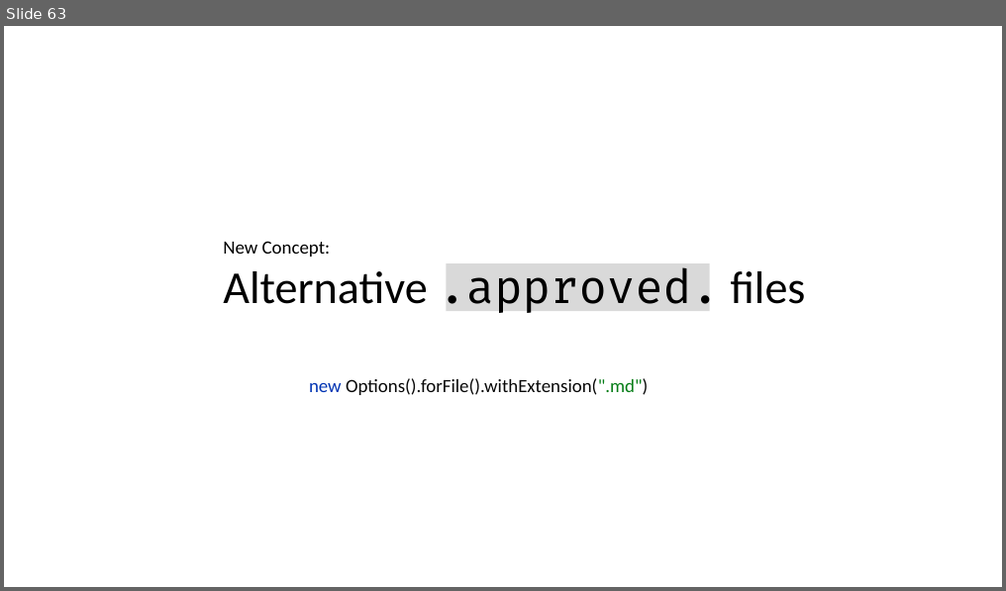
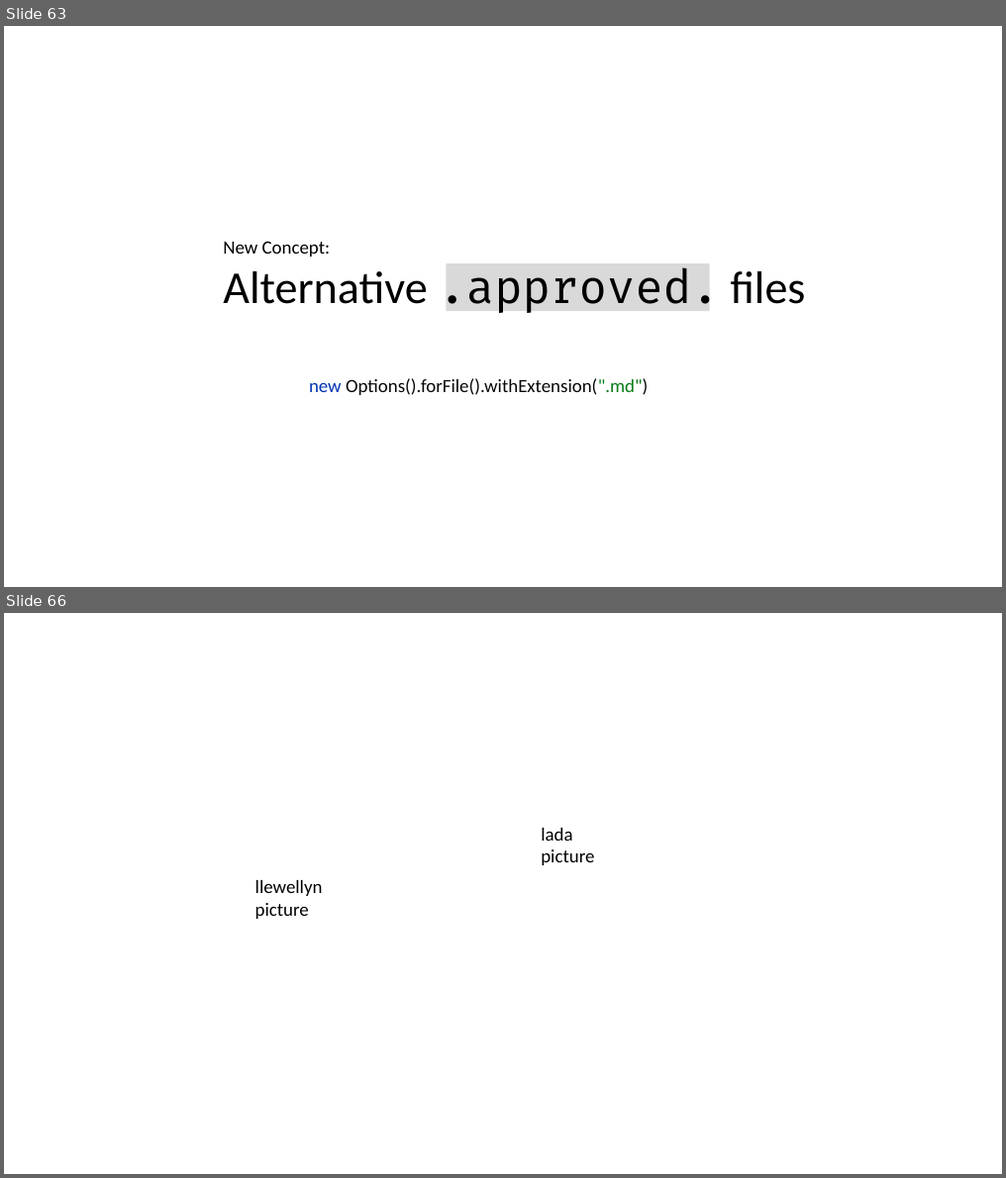
Before and after one commit to LearnWithLlew/TestingBetterWithApprovals.Slides, a slide deck: slides/Testing Better with Approvals.pptx. Shown one above the other, each under a label of ours: slide 63 before the commit, slides 63 and 66 after it; the slides between them are not shown. The pictures are 1006x591 and 1006x1178 pixels, drawn with LibreOffice and Linux fonts; fonts in the diff are those of the drawing. Boxes give left, top, right and bottom in pixels: in the first picture for what was removed or moved away, otherwise in the second. Text is boxed around its words. In the diff, an @@ line names an element or a change of style, - is before the commit and + after.

```diff
--- a/slides/Testing Better with Approvals.pptx
+++ b/slides/Testing Better with Approvals.pptx
@@ slide 66 added at [4,613,1002,1174], background #FFFFFF @@
@@ text added at [541,828,594,865], 18 pt, text #000000 @@
+lada
+picture
@@ text added at [255,880,323,919], 18 pt, text #000000 @@
+llewellyn
+picture
```
Also in this commit, not shown: 3 slides changed, 2 other slides added, 2 slides removed.
